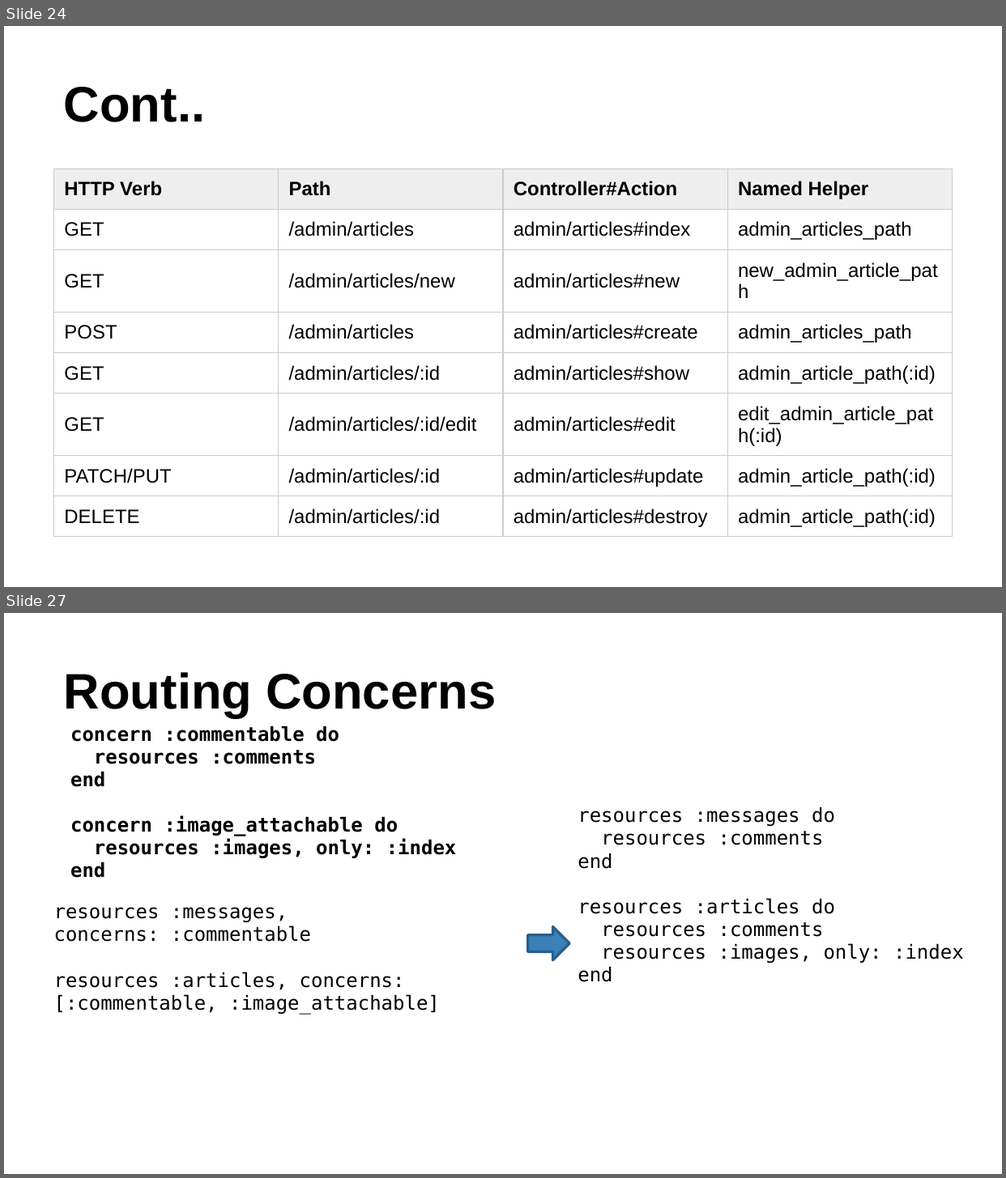
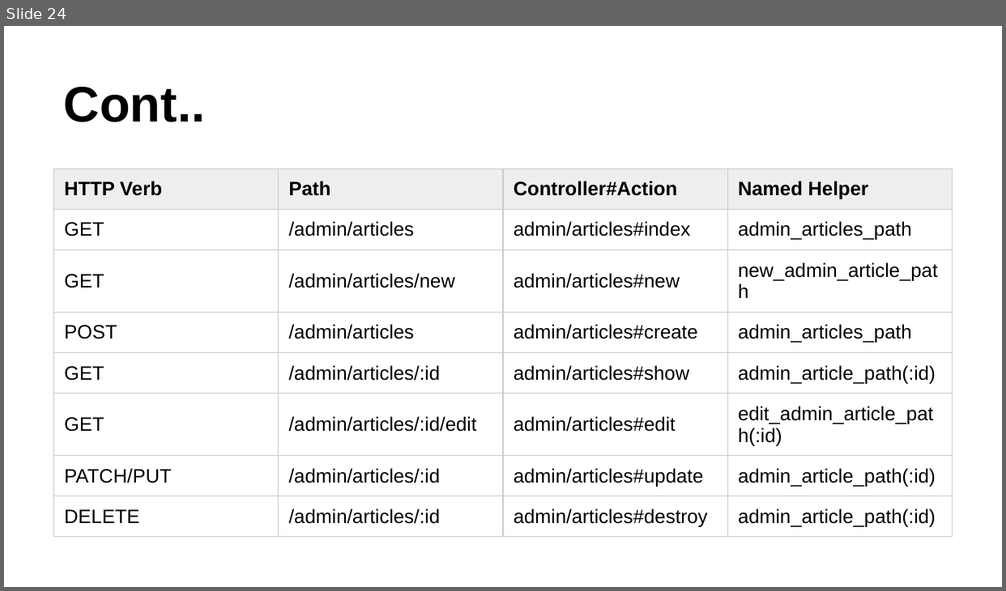
Before and after one commit to rubypool/rails-training-material, a slide deck: Ruby_On_Rails_Deck-Controller.pptx. Shown one above the other, each under a label of ours: slides 24 and 27 before the commit, slide 24 after it; the slides between them are not shown. The pictures are 1006x1178 and 1006x591 pixels, drawn with LibreOffice and Linux fonts; fonts in the diff are those of the drawing. Boxes give left, top, right and bottom in pixels: in the first picture for what was removed or moved away, otherwise in the second. Text is boxed around its words. In the diff, an @@ line names an element or a change of style, - is before the commit and + after.

```diff
--- a/Ruby_On_Rails_Deck-Controller.pptx
+++ b/Ruby_On_Rails_Deck-Controller.pptx
@@ slide 27 removed at bbox=[4, 613, 1002, 1174], background #FFFFFF @@
@@ title removed at bbox=[64, 672, 496, 718] @@
-Routing Concerns
@@ table removed at bbox=[71, 723, 462, 885], 1 rows, 1 columns @@
-concern :commentable do / resources :comments / end / concern :image_attachable do / resources :images, only: :index / end
@@ table removed at bbox=[577, 805, 1002, 991], 1 rows, 1 columns @@
-resources :messages do / resources :comments / end / resources :articles do / resources :comments / resources :images, only: :index / end
@@ table removed at bbox=[54, 901, 528, 1018], 1 rows, 1 columns @@
-resources :messages, concerns: :commentable / resources :articles, concerns: [:commentable, :image_attachable]
@@ right arrow removed at bbox=[528, 927, 570, 960] @@
```
Also in this commit, not shown: 4 slides changed, 8 slides added, 3 other slides removed.
